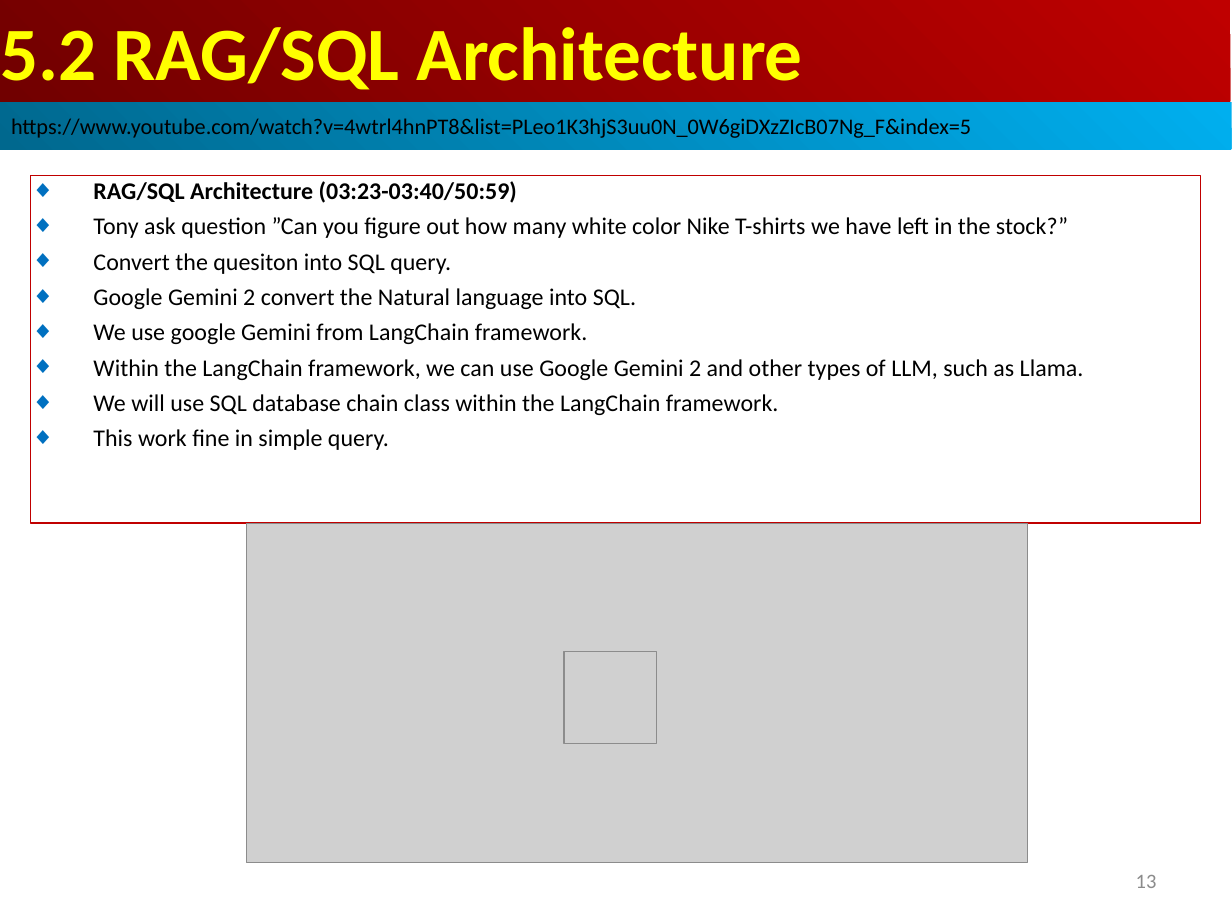
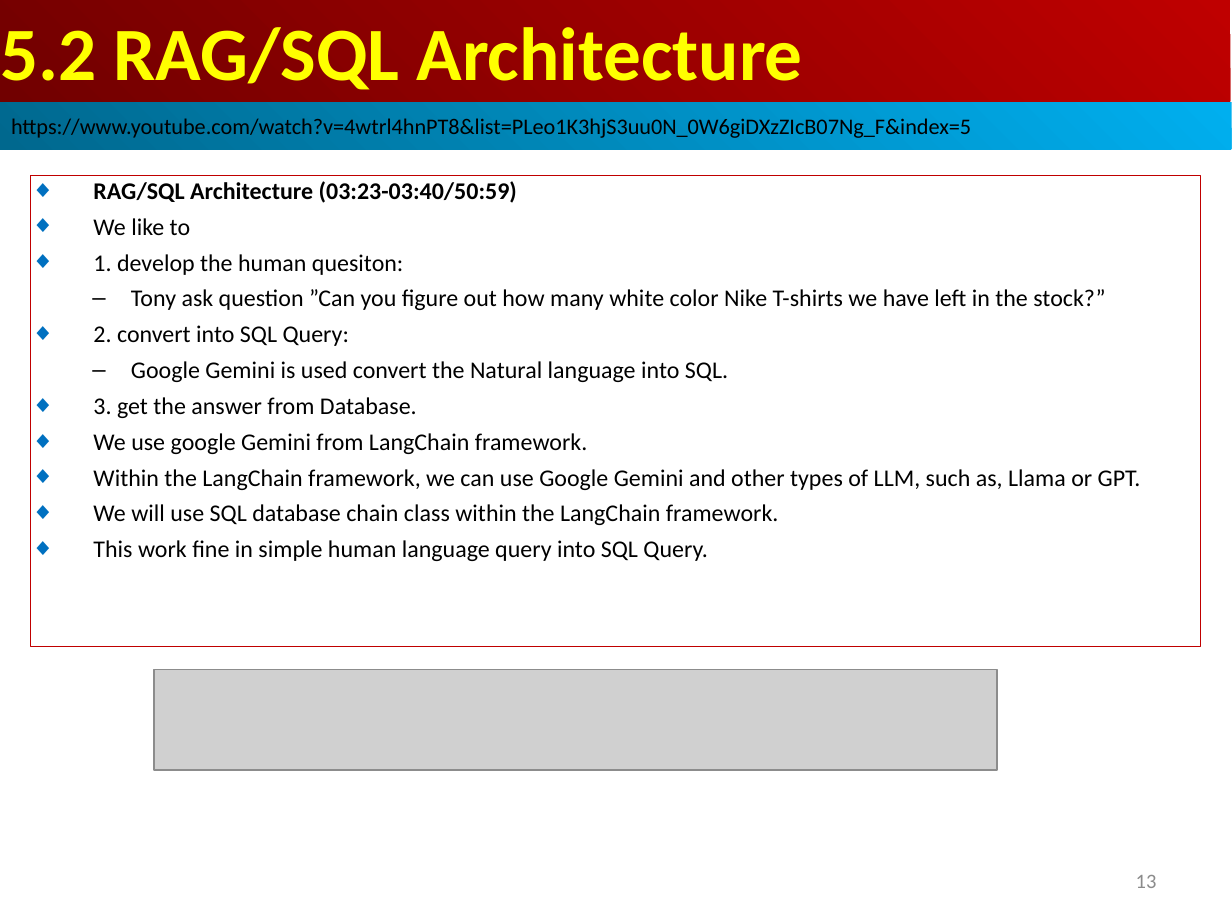
Before and after one commit to peterhchen/AIU_CS515_LLM, a slide deck: slide 13 of 810_LangChain_CB/005_RAG_SQL_App/001_Video/05.00_03_RAG_SQL.ppt. Drawn at 1232x924 pixels with LibreOffice and Linux fonts; fonts in the diff are those of the drawing; grey boxes stand for pictures. Boxes give left, top, right and bottom in pixels: in the first picture for what was removed or moved away, otherwise in the second. Text is boxed around its words. In the diff, an @@ line names an element or a change of style, - is before the commit and + after.

```diff
--- a/810_LangChain_CB/005_RAG_SQL_App/001_Video/05.00_03_RAG_SQL.ppt
+++ b/810_LangChain_CB/005_RAG_SQL_App/001_Video/05.00_03_RAG_SQL.ppt
@@ rectangle "RAG/SQL Architecture (03:23-03:40/50:59)": place and size @@
-rectangle "RAG/SQL Architecture (03:23-03:40/50:59)" at bbox=[31, 175, 1201, 522]
+rectangle "RAG/SQL Architecture (03:23-03:40/50:59)" at bbox=[31, 175, 1201, 647]
@@ text in rectangle at bbox=[93, 181, 1105, 525]: bullet ◆ to –; list level 1 to 2 in "Tony ask question ”Can you ..."; bullet colour #0070C0 to #000000 @@
@@ text in rectangle at bbox=[93, 218, 403, 275]: paragraphs added @@
+◆ We like to
+◆ 1. develop the human quesiton:
@@ text in rectangle at bbox=[93, 325, 728, 418]: text changed @@
-◆ Convert the quesiton into SQL query.
-◆ Google Gemini 2 convert the Natural language into SQL.
+◆ 2. convert into SQL Query:
+  – Google Gemini is used convert the Natural language into SQL.
+◆ 3. get the answer from Database.
@@ text in rectangle at bbox=[93, 469, 1141, 490]: text changed @@
-◆ Within the LangChain framework, we can use Google Gemini 2 and other types of LLM, such as Llama.
+◆ Within the LangChain framework, we can use Google Gemini and other types of LLM, such as, Llama or GPT.
@@ picture removed at bbox=[246, 524, 1027, 862] @@
@@ text in rectangle at bbox=[93, 540, 707, 561]: text changed @@
-◆ This work fine in simple query.
+◆ This work fine in simple human language query into SQL Query.
@@ picture: place and size @@
-picture at bbox=[564, 652, 657, 744]
+picture at bbox=[154, 670, 997, 770]
```
Also in this commit, not shown: 9 other slides changed, 5 slides added.
